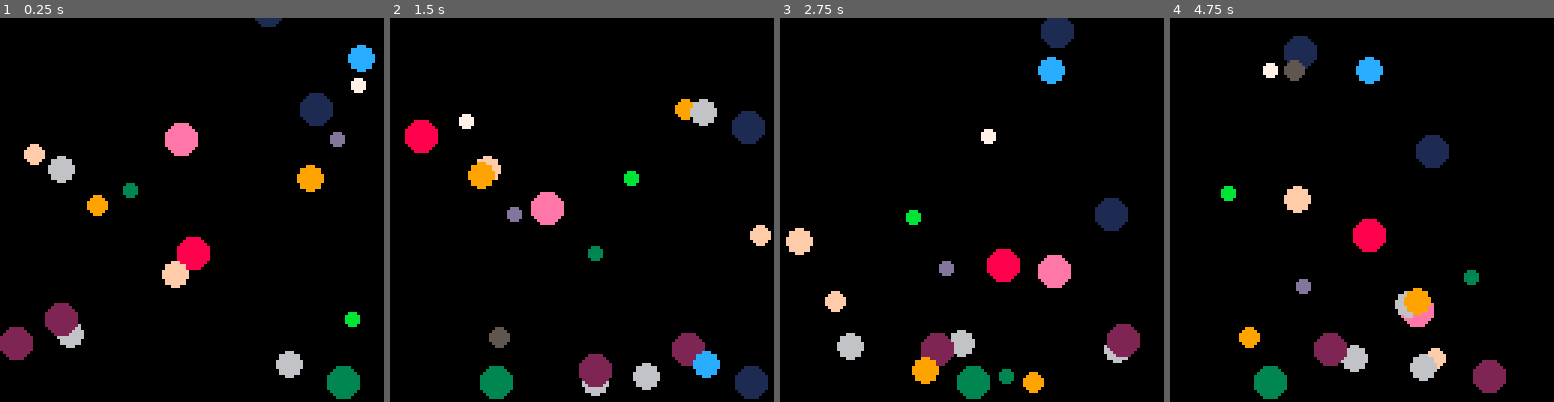
Above: before the commit, frames 1-4 (left to right).
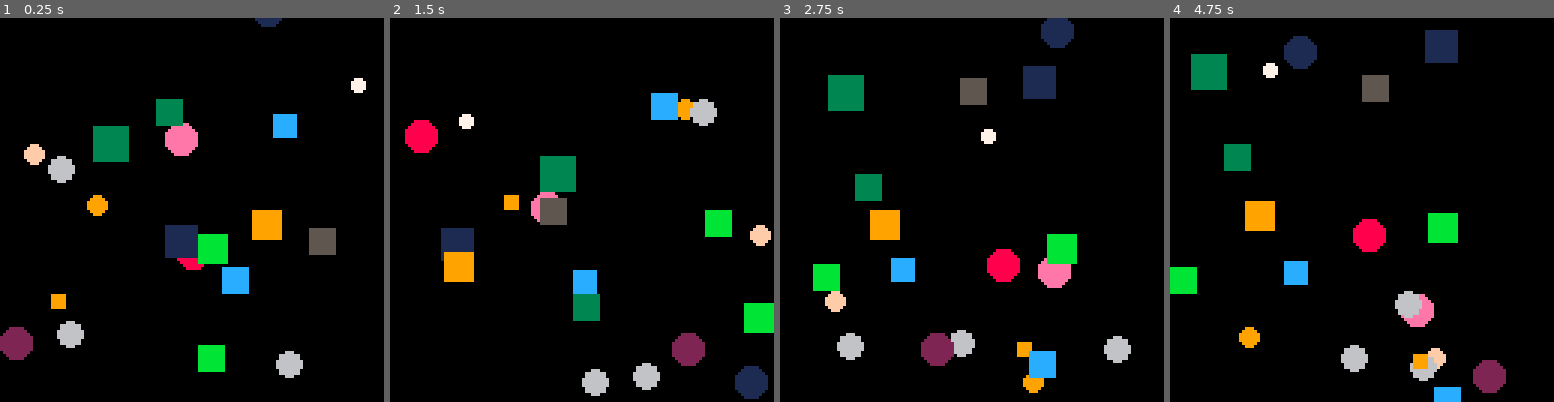
Above: after the commit, the same moments.

Repository: namuol/pico8-ecs
Game: PICO-8 cartridge testcart/src/cart.p8
Two runs of this game, one before a commit and one after it. Both use one fixed random seed, a clock stepped at 60 frames per second and the inputs below.
Inputs:
- Up to frame 1 (0.25 s): no input
- Up to frame 2 (1.5 s): no input
- Up to frame 3 (2.75 s): no input
- Up to frame 4 (4.75 s): no input

The runs differ from the first frame. In frame 1, 8.6% of the frame differs, in the area x 11-98%, y 7-100%; in frame 2, 8.4%; in frame 3, 8.4%; in frame 4, 8.5%.

Commit message:
moved more stuff to toplevel

Diff:
--- a/ecs.lua
+++ b/ecs.lua
@@ -8,6 +8,17 @@
   end
 
   return true
+end
+
+function ecs.entitiesWith(entities, componentNames)
+  local results = {}
+  for id,entity in pairs(entities) do
+    if containsAll(entity, componentNames) then
+      results[#results+1] = entity
+    end
+  end
+
+  return results
 end
 
 function ecs.world()
@@ -30,17 +41,6 @@
     return id
   end
 
-  function world.entitiesWith(componentNames)
-    local results = {}
-    for id,entity in pairs(entities) do
-      if containsAll(entity, componentNames) then
-        results[#results+1] = entity
-      end
-    end
-
-    return results
-  end
-
   function world.invoke(funcs)
     for n,func in pairs(funcs) do
       entities = func(entities)
--- a/testcart/src/cart.p8
+++ b/testcart/src/cart.p8
@@ -5,12 +5,69 @@
 __package_preload={}
 
 ---file:
+__package_preload['ecs'] = function (...)
+local ecs = {}
+
+function containsAll(e, keys)
+  for _,name in pairs(keys) do
+    if not e[name] then
+      return false
+    end
+  end
+
+  return true
+end
+
+function ecs.entitiesWith(entities, componentNames)
+  local results = {}
+  for id,entity in pairs(entities) do
+    if containsAll(entity, componentNames) then
+      results[#results+1] = entity
+    end
+  end
+
+  return results
+end
+
+function ecs.world()
+  local world = {}
+
+  local componentsByName = {}
+  function world.component(name)
+    if not componentsByName[name] then
+      componentsByName[name] = componentsByName.size
+    end
+
+    return componentsByName[name]
+  end
+
+  local entities = {}
+  function world.addEntity(components)
+    local id = #entities+1
+    entities[id] = components
+
+    return id
+  end
+
+  function world.invoke(funcs)
+    for n,func in pairs(funcs) do
+      entities = func(entities)
+    end
+  end
+
+  return world
+end
+
+return ecs
+end
+
+---file:
 __package_preload['main'] = function (...)
 local ecs = require('ecs')
 world = nil
 
 function applyVelocity(entities)
-  for n,entity in pairs(world.entitiesWith({"vel", "pos"})) do
+  for n,entity in pairs(ecs.entitiesWith(entities, {"vel", "pos"})) do
     entity.pos.x += entity.vel.x
     entity.pos.y += entity.vel.y
   end
@@ -20,7 +77,7 @@
 
 local gravity = 0.2
 function applyGravity(entities)
-  for n,entity in pairs(world.entitiesWith({"vel"})) do
+  for n,entity in pairs(ecs.entitiesWith(entities, {"vel"})) do
     entity.vel.y += gravity
   end
 
@@ -31,7 +88,7 @@
 local left_wall = 0
 local right_wall = 127
 function bounce(entities)
-  for n,entity in pairs(world.entitiesWith({"vel", "pos", "radius"})) do
+  for n,entity in pairs(ecs.entitiesWith(entities, {"vel", "pos", "radius"})) do
     local bottom = entity.pos.y + entity.radius
     if bottom > floor then
       entity.pos.y = floor - entity.radius
@@ -55,7 +112,7 @@
 end
 
 function draw(entities)
-  for n,entity in pairs(world.entitiesWith({"draw"})) do
+  for n,entity in pairs(ecs.entitiesWith(entities, {"draw"})) do
     entity.draw(entity)
   end
 
@@ -64,6 +121,10 @@
 
 function drawCircle(e)
   circfill(e.pos.x,e.pos.y, e.radius, e.color)
+end
+
+function drawSquare(e)
+  rectfill(e.pos.x,e.pos.y, e.pos.x+e.size,e.pos.y+e.size, e.color)
 end
 
 function norm()
@@ -80,10 +141,44 @@
   }
 end
 
+function tween(entities)
+  for n,entity in pairs(ecs.entitiesWith(entities, {"target_pos", "pos"})) do
+    entity.pos.x += (entity.target_pos.x - entity.pos.x) * 0.1
+    entity.pos.y += (entity.target_pos.y - entity.pos.y) * 0.1
+  end
+
+  return entities
+end
+
+function randomize_positions(entities)
+  if rnd(1) < 0.01 then
+    for n,entity in pairs(ecs.entitiesWith(entities, {"target_pos"})) do
+      entity.target_pos.x = rnd(128)
+      entity.target_pos.y = rnd(128)
+    end
+  end
+  return entities
+end
+
+function random_square()
+  return {
+    draw=drawSquare,
+    tween=tween,
+    pos={x=rnd(128),y=rnd(128)},
+    target_pos={x=rnd(128),y=rnd(128)},
+    size=4+flr(rnd(8)),
+    color=1+flr(rnd(15))
+  }
+end
+
 function _init()
   world = ecs.world()
-  for i=1,20 do
+  for i=1,10 do
     world.addEntity(random_ball())
+  end
+
+  for i=1,10 do
+    world.addEntity(random_square())
   end
 end
 
@@ -92,6 +187,8 @@
     applyGravity,
     applyVelocity,
     bounce,
+    randomize_positions,
+    tween,
   })
 end
 
@@ -102,63 +199,6 @@
     draw,
   })
 end
-end
-
----file:
-__package_preload['ecs'] = function (...)
-local ecs = {}
-
-function containsAll(e, keys)
-  for _,name in pairs(keys) do
-    if not e[name] then
-      return false
-    end
-  end
-
-  return true
-end
-
-function ecs.world()
-  local world = {}
-
-  local componentsByName = {}
-  function world.component(name)
-    if not componentsByName[name] then
-      componentsByName[name] = componentsByName.size
-    end
-
-    return componentsByName[name]
-  end
-
-  local entities = {}
-  function world.addEntity(components)
-    local id = #entities+1
-    entities[id] = components
-
-    return id
-  end
-
-  function world.entitiesWith(componentNames)
-    local results = {}
-    for id,entity in pairs(entities) do
-      if containsAll(entity, componentNames) then
-        results[#results+1] = entity
-      end
-    end
-
-    return results
-  end
-
-  function world.invoke(funcs)
-    for n,func in pairs(funcs) do
-      entities = func(entities)
-    end
-  end
-
-  return world
-end
-
-return ecs
 end
 --- require/dofile replacements
 
--- a/testcart/src/main.lua
+++ b/testcart/src/main.lua
@@ -2,7 +2,7 @@
 world = nil
 
 function applyVelocity(entities)
-  for n,entity in pairs(world.entitiesWith({"vel", "pos"})) do
+  for n,entity in pairs(ecs.entitiesWith(entities, {"vel", "pos"})) do
     entity.pos.x += entity.vel.x
     entity.pos.y += entity.vel.y
   end
@@ -12,7 +12,7 @@
 
 local gravity = 0.2
 function applyGravity(entities)
-  for n,entity in pairs(world.entitiesWith({"vel"})) do
+  for n,entity in pairs(ecs.entitiesWith(entities, {"vel"})) do
     entity.vel.y += gravity
   end
 
@@ -23,7 +23,7 @@
 local left_wall = 0
 local right_wall = 127
 function bounce(entities)
-  for n,entity in pairs(world.entitiesWith({"vel", "pos", "radius"})) do
+  for n,entity in pairs(ecs.entitiesWith(entities, {"vel", "pos", "radius"})) do
     local bottom = entity.pos.y + entity.radius
     if bottom > floor then
       entity.pos.y = floor - entity.radius
@@ -47,7 +47,7 @@
 end
 
 function draw(entities)
-  for n,entity in pairs(world.entitiesWith({"draw"})) do
+  for n,entity in pairs(ecs.entitiesWith(entities, {"draw"})) do
     entity.draw(entity)
   end
 
@@ -56,6 +56,10 @@
 
 function drawCircle(e)
   circfill(e.pos.x,e.pos.y, e.radius, e.color)
+end
+
+function drawSquare(e)
+  rectfill(e.pos.x,e.pos.y, e.pos.x+e.size,e.pos.y+e.size, e.color)
 end
 
 function norm()
@@ -72,10 +76,44 @@
   }
 end
 
+function tween(entities)
+  for n,entity in pairs(ecs.entitiesWith(entities, {"target_pos", "pos"})) do
+    entity.pos.x += (entity.target_pos.x - entity.pos.x) * 0.1
+    entity.pos.y += (entity.target_pos.y - entity.pos.y) * 0.1
+  end
+
+  return entities
+end
+
+function randomize_positions(entities)
+  if rnd(1) < 0.01 then
+    for n,entity in pairs(ecs.entitiesWith(entities, {"target_pos"})) do
+      entity.target_pos.x = rnd(128)
+      entity.target_pos.y = rnd(128)
+    end
+  end
+  return entities
+end
+
+function random_square()
+  return {
+    draw=drawSquare,
+    tween=tween,
+    pos={x=rnd(128),y=rnd(128)},
+    target_pos={x=rnd(128),y=rnd(128)},
+    size=4+flr(rnd(8)),
+    color=1+flr(rnd(15))
+  }
+end
+
 function _init()
   world = ecs.world()
-  for i=1,20 do
+  for i=1,10 do
     world.addEntity(random_ball())
+  end
+
+  for i=1,10 do
+    world.addEntity(random_square())
   end
 end
 
@@ -84,6 +122,8 @@
     applyGravity,
     applyVelocity,
     bounce,
+    randomize_positions,
+    tween,
   })
 end
 
